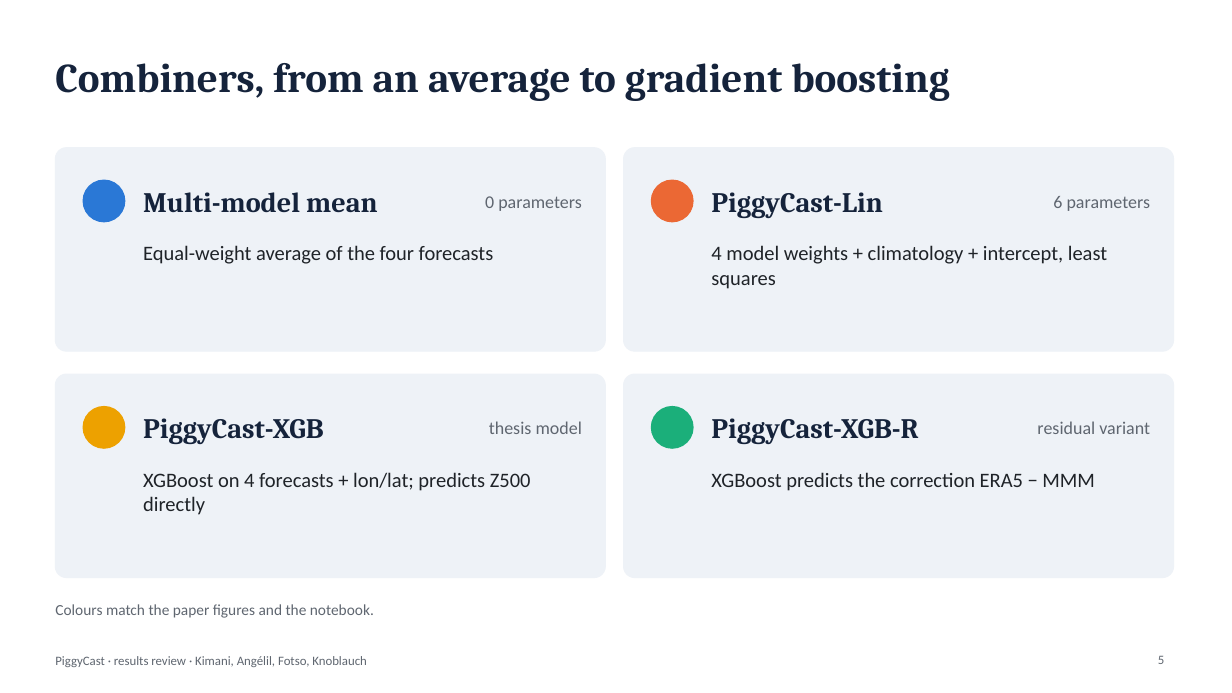
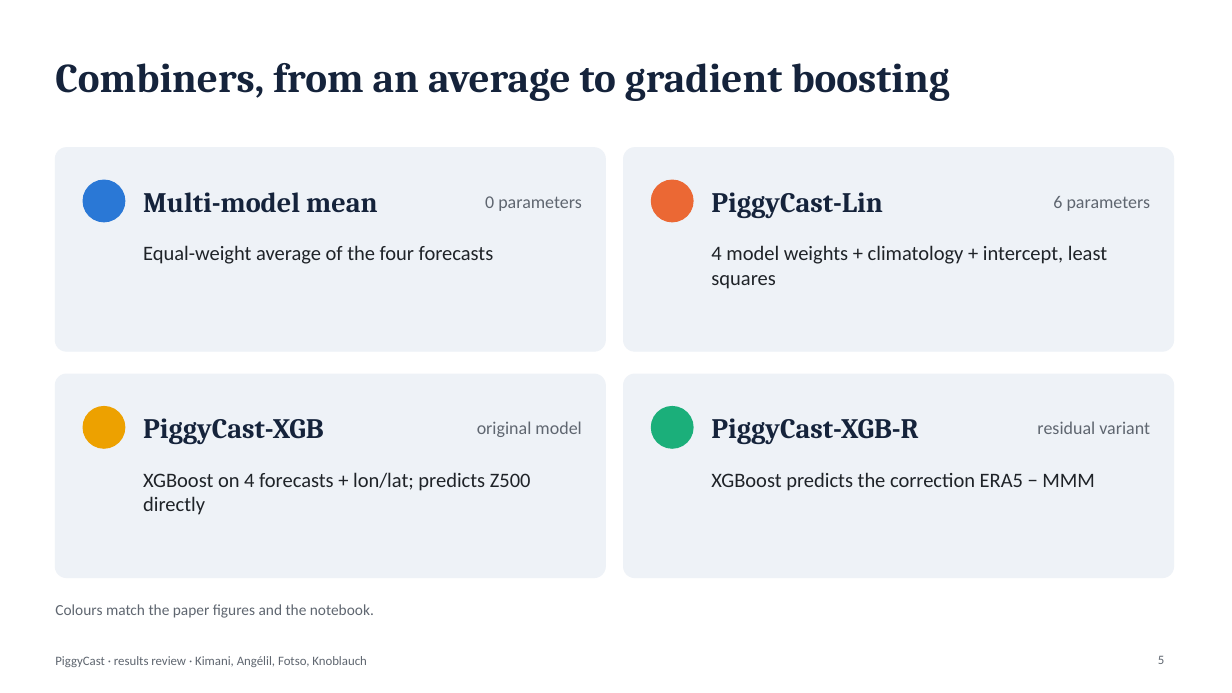
Before and after one commit to josiahkim29/AIMS_Masters_Thesis, a slide deck: slide 5 of PiggyCast_Arxiv_Paper/presentation/PiggyCast_results_review.pptx. Drawn at 1232x693 pixels with LibreOffice and Linux fonts; fonts in the diff are those of the drawing. Boxes give left, top, right and bottom in pixels: in the first picture for what was removed or moved away, otherwise in the second. Text is boxed around its words. In the diff, an @@ line names an element or a change of style, - is before the commit and + after.

```diff
--- a/PiggyCast_Arxiv_Paper/presentation/PiggyCast_results_review.pptx
+++ b/PiggyCast_Arxiv_Paper/presentation/PiggyCast_results_review.pptx
@@ text at bbox=[477, 421, 581, 437]: text changed @@
-thesis model
+original model
```
Also in this commit, not shown: 9 other slides changed, 6 other files.
